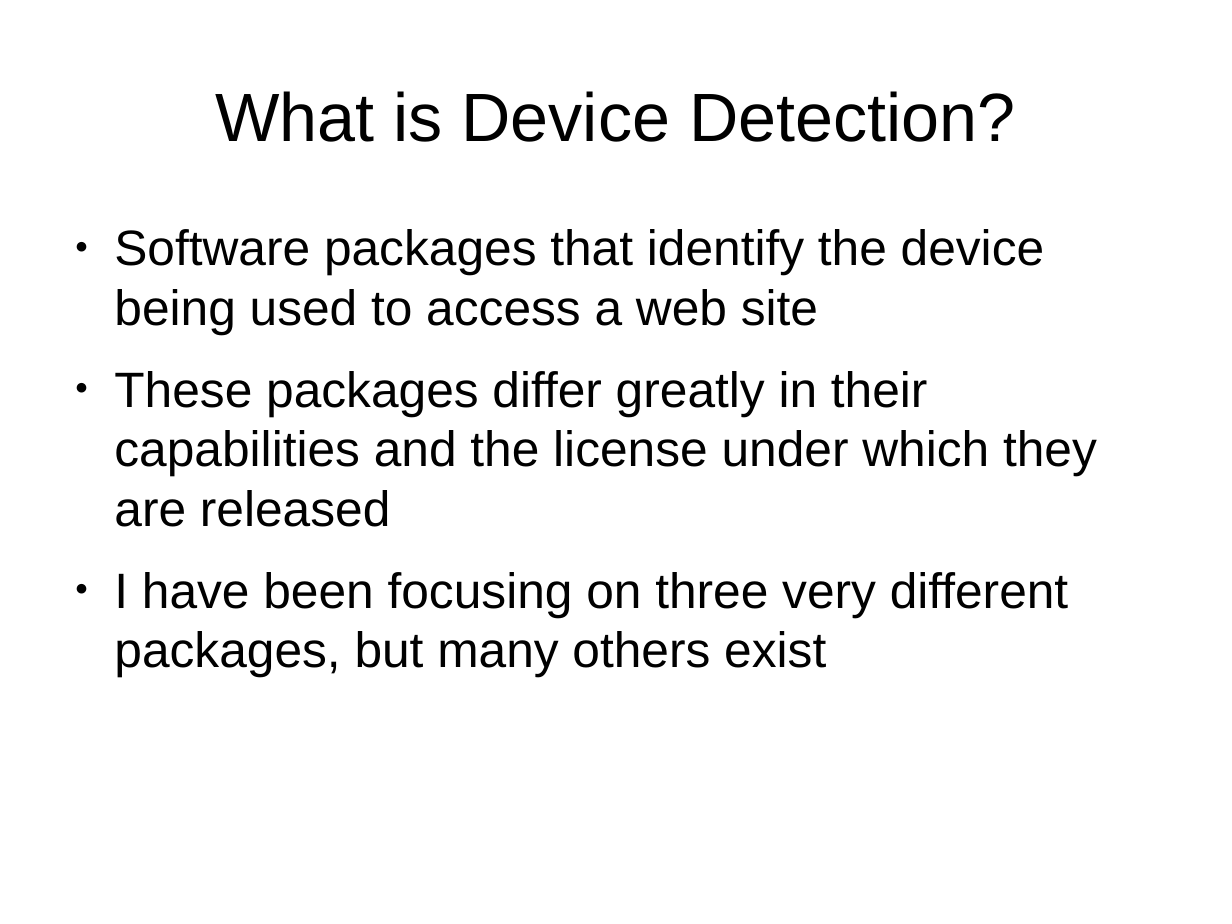
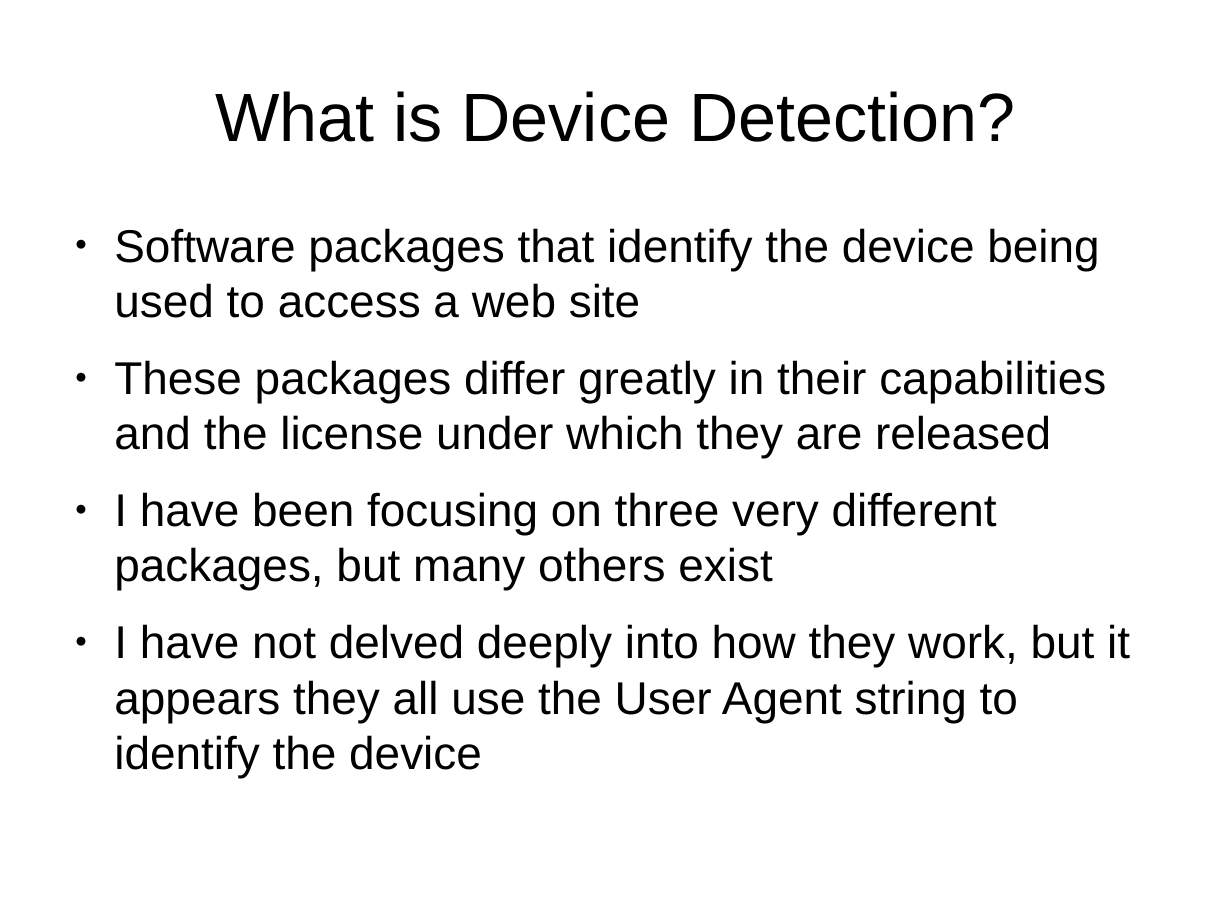
Before and after one commit to tomwhartung/jmws_accoutrements, a slide deck: slide 5 of presentations/2015_08-FRPUG/Device_Detection_PHP.odp. Drawn at 1232x924 pixels with LibreOffice and Linux fonts; fonts in the diff are those of the drawing. Boxes give left, top, right and bottom in pixels: in the first picture for what was removed or moved away, otherwise in the second. Text is boxed around its words. In the diff, an @@ line names an element or a change of style, - is before the commit and + after.

```diff
--- a/presentations/2015_08-FRPUG/Device_Detection_PHP.odp
+++ b/presentations/2015_08-FRPUG/Device_Detection_PHP.odp
@@ text at (114,228,1106,590): size 32 to 29.6 pt in "Software packages that identify the device being ...", "These packages differ greatly in their capabilities ...", "I have been focusing on three very ..." @@
@@ text at (114,624,1130,778): paragraph added @@
+● I have not delved deeply into how they work, but it appears they all use the User Agent string to identify the device
```
Also in this commit, not shown: 2 other slides changed, 2 slides added, 2 other files.
